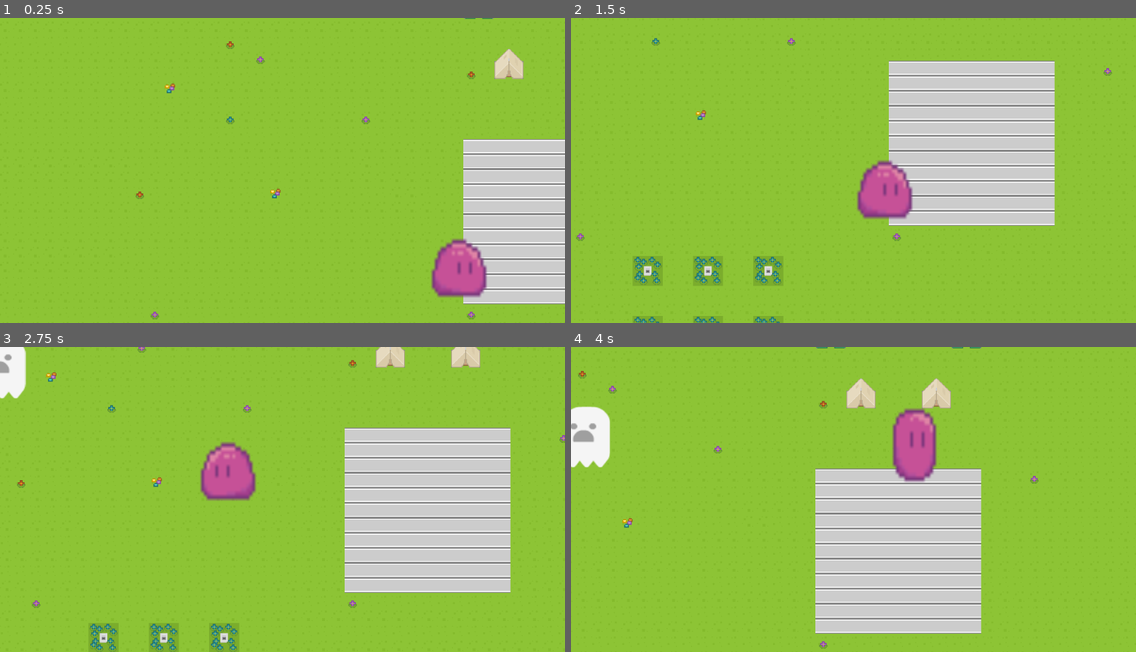
Above: before the commit, frames 1-4 (two rows, left to right).
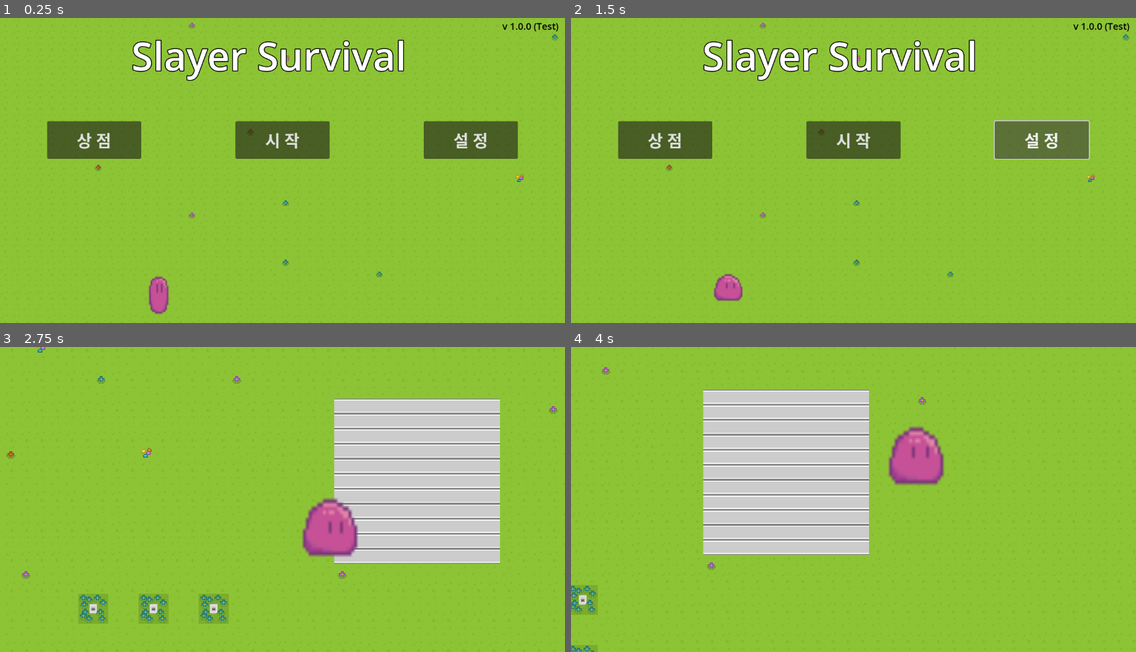
Above: after the commit, the same moments.

Repository: GroMoon/Git_Project
Game: Godot game, scene res://menu.tscn
The game is run twice, just before and just after one commit, with the same random seed, the same clock (stepped at 60 frames per second) and the same inputs. Before the commit the project starts from res://test.tscn.
Inputs (mouse positions are in pixels of both pictures, inside the frame that each line leads up to):
- Up to frame 1 (0.25 s): no input
- Up to frame 2 (1.5 s): click (667, 140) at 0.5 s, where only the run after the commit has a clickable "상 점"; click (1039, 140) at 1.25 s, where only the run after the commit has a clickable "설 정"
- Up to frame 3 (2.75 s): click (282, 469) at 2 s, where only the run after the commit has a clickable "시 작"
- Up to frame 4 (4 s): hold D (right) from 2.78 s (still down); tap W (up) at 3.02, 3.77 s

The runs differ from the first frame. In frame 1, 20% of the frame differs, in the area x 8-100%, y 0-99%; in frame 2, 25%; in frame 3, 17%; in frame 4, 31%, in the area x 0-83%, y 0-100%.

Commit message:
=== [COMMON-001] 메뉴 추가 & 설정 변경 (노션 참고)

Diff:
--- /dev/null
+++ b/SlayerSurvival/Start.gd
@@ -0,0 +1,4 @@
+extends Button
+
+func _on_pressed():
+	get_tree().change_scene_to_file("res://test.tscn")
--- /dev/null
+++ b/SlayerSurvival/menu.tscn
@@ -0,0 +1,129 @@
+[gd_scene load_steps=16 format=3 uid="uid://bx8xatwwg81lh"]
+
+[ext_resource type="Texture2D" uid="uid://scynp0va5l21" path="res://resource/textyre/menu_background.png" id="1_6n2bm"]
+[ext_resource type="Script" path="res://Start.gd" id="2_ec80q"]
+[ext_resource type="Texture2D" uid="uid://kjjrldglgd1i" path="res://slime/slime_jump_1.png" id="2_v6ktv"]
+[ext_resource type="Texture2D" uid="uid://c1brdtdj8gjiq" path="res://slime/slime_jump_2.png" id="3_4kx3r"]
+[ext_resource type="Texture2D" uid="uid://cyw2uuwy8gt1n" path="res://slime/slime_jump_3.png" id="4_7ghbs"]
+[ext_resource type="Texture2D" uid="uid://du2bx78ds3p7x" path="res://slime/slime_jump_4.png" id="5_g51sc"]
+[ext_resource type="Texture2D" uid="uid://chippl036dp4f" path="res://slime/slime_jump_5.png" id="6_dn17b"]
+[ext_resource type="Texture2D" uid="uid://dxv1hlk4krghi" path="res://slime/slime_jump_6.png" id="7_kqkjp"]
+[ext_resource type="Texture2D" uid="uid://d3274faejs8dk" path="res://slime/slime_jump_7.png" id="8_30f71"]
+[ext_resource type="Texture2D" uid="uid://dcdnxmmqep7jw" path="res://slime/slime_jump_8.png" id="9_rrox6"]
+[ext_resource type="Texture2D" uid="uid://c3jkq4ym28lro" path="res://slime/slime_jump_9.png" id="10_umy21"]
+[ext_resource type="Texture2D" uid="uid://uhum03wfpdq7" path="res://slime/slime_jump_10.png" id="11_7klre"]
+[ext_resource type="Texture2D" uid="uid://caajsnyl8bitk" path="res://slime/slime_jump_11.png" id="12_rwnsp"]
+
+[sub_resource type="LabelSettings" id="LabelSettings_b5exc"]
+font_size = 83
+outline_size = 7
+outline_color = Color(0, 0, 0, 1)
+
+[sub_resource type="SpriteFrames" id="SpriteFrames_4w12h"]
+animations = [{
+"frames": [{
+"duration": 1.0,
+"texture": ExtResource("2_v6ktv")
+}, {
+"duration": 1.0,
+"texture": ExtResource("3_4kx3r")
+}, {
+"duration": 1.0,
+"texture": ExtResource("4_7ghbs")
+}, {
+"duration": 1.0,
+"texture": ExtResource("5_g51sc")
+}, {
+"duration": 1.0,
+"texture": ExtResource("6_dn17b")
+}, {
+"duration": 1.0,
+"texture": ExtResource("7_kqkjp")
+}, {
+"duration": 1.0,
+"texture": ExtResource("8_30f71")
+}, {
+"duration": 1.0,
+"texture": ExtResource("9_rrox6")
+}, {
+"duration": 1.0,
+"texture": ExtResource("10_umy21")
+}, {
+"duration": 1.0,
+"texture": ExtResource("11_7klre")
+}, {
+"duration": 1.0,
+"texture": ExtResource("12_rwnsp")
+}],
+"loop": true,
+"name": &"default",
+"speed": 5.0
+}]
+
+[node name="Menu" type="Node2D"]
+
+[node name="ColorRect" type="ColorRect" parent="."]
+offset_right = 1195.0
+offset_bottom = 646.0
+color = Color(0.54902, 0.756863, 0.262745, 1)
+
+[node name="TextureRect" type="TextureRect" parent="ColorRect"]
+layout_mode = 0
+offset_right = 1207.0
+offset_bottom = 650.0
+texture = ExtResource("1_6n2bm")
+
+[node name="Store" type="Button" parent="ColorRect"]
+layout_mode = 0
+offset_left = 100.0
+offset_top = 220.0
+offset_right = 300.0
+offset_bottom = 300.0
+theme_override_font_sizes/font_size = 35
+text = "상 점"
+
+[node name="Setting" type="Button" parent="ColorRect"]
+offset_left = 900.0
+offset_top = 220.0
+offset_right = 1100.0
+offset_bottom = 300.0
+theme_override_font_sizes/font_size = 35
+text = "설 정"
+
+[node name="Start" type="Button" parent="ColorRect"]
+offset_left = 500.0
+offset_top = 220.0
+offset_right = 700.0
+offset_bottom = 300.0
+theme_override_font_sizes/font_size = 35
+text = "시 작"
+script = ExtResource("2_ec80q")
+
+[node name="Slayer_Survival" type="Label" parent="."]
+offset_left = 279.0
+offset_top = 23.0
+offset_right = 903.0
+offset_bottom = 152.0
+text = "Slayer Survival"
+label_settings = SubResource("LabelSettings_b5exc")
+
+[node name="version" type="Label" parent="."]
+offset_left = 1067.0
+offset_top = 3.0
+offset_right = 1210.0
+offset_bottom = 31.0
+theme_override_colors/font_color = Color(0, 0, 0, 1)
+theme_override_font_sizes/font_size = 20
+text = "v 1.0.0 (Test)"
+
+[node name="Slime" type="Node2D" parent="."]
+
+[node name="AnimatedSprite2D" type="AnimatedSprite2D" parent="Slime"]
+position = Vector2(334, 617)
+scale = Vector2(3.13426, 3.72619)
+sprite_frames = SubResource("SpriteFrames_4w12h")
+autoplay = "default"
+frame_progress = 0.127648
+speed_scale = 2.0
+
+[connection signal="pressed" from="ColorRect/Start" to="ColorRect/Start" method="_on_pressed"]
--- a/SlayerSurvival/project.godot
+++ b/SlayerSurvival/project.godot
@@ -11,7 +11,7 @@
 [application]
 
 config/name="Slayer Survival"
-run/main_scene="res://test.tscn"
+run/main_scene="res://menu.tscn"
 config/features=PackedStringArray("4.2", "Forward Plus")
 config/icon="res://icon.svg"
 
Binary file added: SlayerSurvival/resource/textyre/menu_background.png
Not shown, added: SlayerSurvival/resource/textyre/menu_background.png.import
